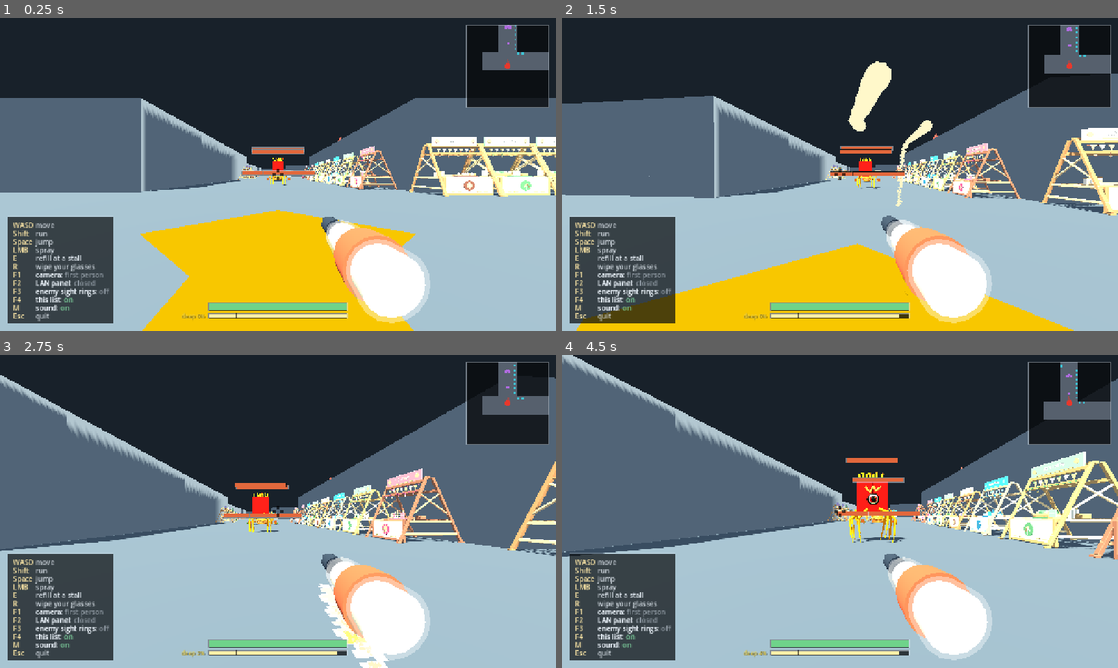
Above: before the commit, frames 1-4 (two rows, left to right).
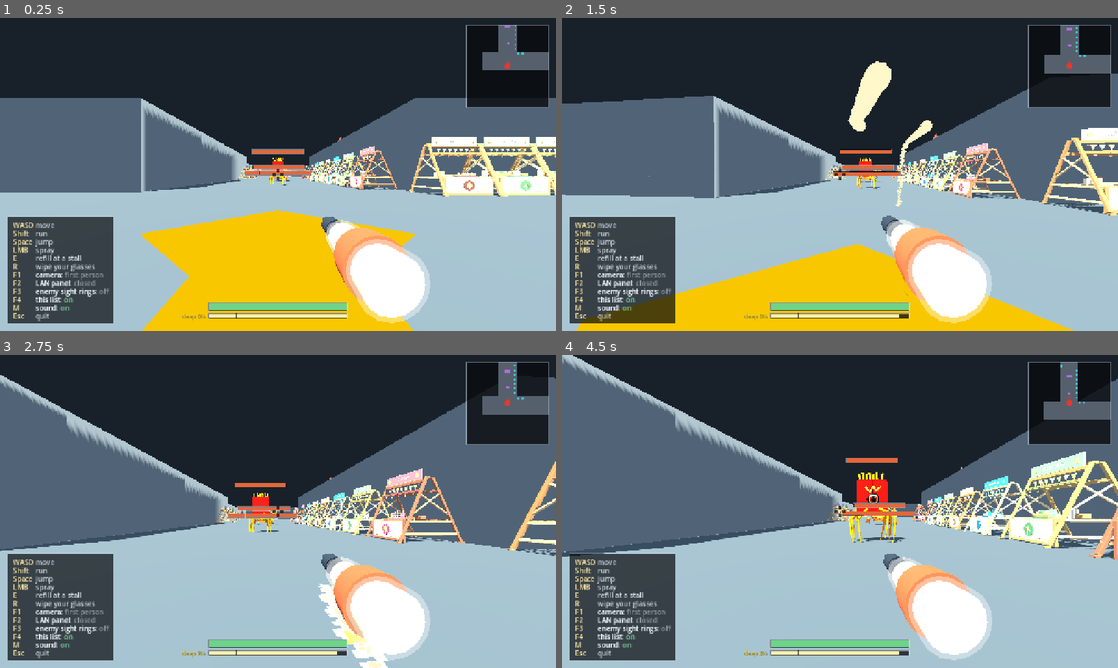
Above: after the commit, the same moments.

Repository: k3vin7/SauceIT-
Game: Godot game, scene res://main.tscn
Two runs of this game, one before a commit and one after it. Both use one fixed random seed, a clock stepped at 60 frames per second and the inputs below.
Inputs (mouse positions are in pixels of both pictures, inside the frame that each line leads up to):
- Up to frame 1 (0.25 s): no input
- Up to frame 2 (1.5 s): tap Enter at 0.5 s; move the mouse to (867, 174) at 0.52 s; press the mouse at (867, 174) at 0.53 s; hold W (move_forward) from 0.53 s (still down); tap Space (jump) at 0.77 s; move the mouse to (812, 174) at 1.27 s; release the mouse at (812, 174) at 1.28 s; tap E (refill_sauce) at 1.35 s
- Up to frame 3 (2.75 s): keep holding W (move_forward); tap Space (jump) at 1.52 s; move the mouse to (289, 505) at 2.02 s; hold Shift (run) from 2.03 s (still down)
- Up to frame 4 (4.5 s): keep holding W (move_forward); move the mouse to (834, 517) at 2.77 s; release Shift (run) at 2.78 s; tap R (wipe_screen) at 2.85 s; tap Space (jump) at 3.02, 3.77 s; move the mouse to (878, 514) at 3.52 s; tap Tab at 3.6 s; move the mouse to (795, 508) at 4.27 s; tap 1 at 4.35 s

The runs differ from the first frame. In frame 1, 0.3% of the frame differs, in the area x 43-92%, y 2-53%; in frame 2, 0.4%; in frame 3, 0.3%; in frame 4, 0.5%, in the area x 49-92%, y 6-55%.

Commit message:
Size the burger off the burger
Everything the monster is physically came from `Vector3(2, 2, 2) * 5` -- a cube.
The authored model is not a cube. Measured: 2.70 m tall, 4.55 m across the bun,
10.0 m fingertip to fingertip.

That one assumption did three things. The three body cylinders were given half
the *arm span* as their radius, so the solid was 9.00 m deep against a 4.55 m
model -- twice the monster, in front of it and behind it, solid and catching
sauce. The body origin sat at `height * 0.5` = 5 m while the model is 2.70 m
tall, so it floated 2.3 m above its own head. And the contamination grid was
scaled to a 10 m body, which is the 3.7x the probe reported as "the mask is
2.30 m tall against a 10.00 m monster".

The model is instantiated first now and measured, and the body is built to what
came back. Measured rather than written down, so a new export cannot quietly put
it back: colliders are now 1.04x the drawn width, 1.00x its height and 1.00x its
depth, against 1.26 / 0.89 / 1.98 before.

**The unwrap wraps at the arm span, the caps are the bun.** One cylinder cannot
be honest about a body with arms: wrapped at the bun, a hit 3.55 m out on an arm
falls outside the grid and paints nothing, which is what every shot from either
side did. The bun's own stains are drawn at the arm span's scale as the price.

**And a cap's outermost ring was being thrown away.** The grid is `height +
cap_depth * 2` tall and a point at the full `cap_depth` maps to exactly its edge;
a cell index is floored, so exactly the edge is one row past the last and the
splat is discarded. On this monster that is every hit that reaches an arm. It
clamps a cell inside the rim now.

probe_enemy went from 16 failures to 5. Gone: sauce not sticking to the monster
at all, sauce not hurting it, every one of the six aimed shots missing, the
collider reaching below the floor and lifting the body, the topple landing on its
face, and the mask height. The two checks that encoded the cube -- height against
`MODEL_TARGET_SIZE`, and "as deep as it is wide" measured across the arms -- are
rewritten against the model and against the bun shapes alone, which is what they
meant to say.

What is left: three chase failures that were there before and are not about size,
a rest-pose count that was there before, and the mask-against-collider width,
which was failing before at 11.79 against 12.63 and now fails at 9.99 against
10.41 -- two faceted meshes compared at a 0.02 m tolerance.

Diff:
--- a/scripts/body_contamination.gd
+++ b/scripts/body_contamination.gd
@@ -188,5 +188,13 @@
 		return Vector2(across, local.y)
 	# A cap: the radius out from the axis takes the place of the height, so
 	# what the side chart throws away is exactly what this one keeps.
-	var rim := minf(Vector2(about.x, about.z).length(), cap_depth)
+	#
+	# **Clamped just inside the rim, not to it.** The grid is `height + cap_depth
+	# * 2` tall, so a point at the full `cap_depth` maps to exactly its edge --
+	# and a cell index is floored, so exactly the edge is one past the last row
+	# and the splat is thrown away. Anything landing on the outermost ring of a
+	# cap vanished rather than being drawn at the rim, which on this monster is
+	# every hit that reaches an arm.
+	var reach := maxf(cap_depth - cell_size, 0.0)
+	var rim := minf(Vector2(about.x, about.z).length(), reach)
 	return Vector2(across, signf(facing.y) * (height * 0.5 + rim))
--- a/scripts/enemy.gd
+++ b/scripts/enemy.gd
@@ -263,6 +263,10 @@
 var _fall_pivot := Vector3.ZERO
 ## Half the thickness of the torso: what it comes to rest on.
 var _rest_radius := 0.37
+## The bun's own radius and half the fingertip-to-fingertip span, both measured
+## off the authored model in `build`.
+var _bun_radius := 0.9
+var _arm_span := 1.0
 
 
 func _ready() -> void:
@@ -280,15 +284,30 @@
 	# scaling multiplies up from here and never from the scaled value.
 	solo_health = max_health
 	health = max_health
-	height = MODEL_TARGET_SIZE.y
-	radius = MODEL_TARGET_SIZE.x * 0.5
 	contact_interval = 1.5
-	contact_reach = 0.70 * MODEL_SCALE_MULTIPLIER
 	attack_lock_seconds = 1.5
 	attack_impact_delay_seconds = MODEL_ATTACK_IMPACT_SECONDS
 
+	# **The model first, so everything physical can be measured off it.** The
+	# visual used to be built last and placed against numbers guessed ahead of
+	# it; built first, the numbers come from the thing the player can see.
+	_build_visual()
+	var drawn := _visual_bounds()
+	height = drawn.size.y
+	# **The bun is round; the width is arms.** Seen from above a burger is a
+	# circle, and the 10 m across is two arms splayed out -- so the body's own
+	# radius is half its *depth*, and taking half its width instead is what made
+	# the three body cylinders twice as deep as the monster.
+	_bun_radius = drawn.size.z * 0.5
+	# What contact is measured from. The body, not the fingertips: the arms
+	# reach beyond it and `contact_reach` is what says how far.
+	radius = _bun_radius
+	_arm_span = drawn.size.x * 0.5
+	contact_reach = maxf(_arm_span - _bun_radius, 0.0)
+	_visual_root.position = Vector3(0.0, -stand_height(), 0.0)
+
 	var bones := _bones()
-	_rest_radius = MODEL_REST_RADIUS
+	_rest_radius = _bun_radius
 
 	# One collider per bone rather than one capsule around the lot. A single
 	# capsule wide enough to cover the outstretched arms is a fat pill that
@@ -321,7 +340,6 @@
 	# drawing the capsule mockup over the authored monster.
 	_body_mesh.visible = false
 	add_child(_body_mesh)
-	_build_visual()
 
 	contamination = BodyContamination.new()
 	contamination.name = "BodyContamination"
@@ -334,7 +352,9 @@
 	# middle to the rim. The caps are polar charts stacked above and below
 	# the side band in the same mask, which is why this costs nothing on the
 	# wire. A player leaves this at zero: their ends are hemispheres.
-	contamination.cap_depth = _body_radius()
+	# The caps are the bun's own top and bottom, which are the bun's width -- not
+	# the span the side band is wrapped at.
+	contamination.cap_depth = _bun_radius
 	add_child(contamination)
 	# The unwrap maps a surface point by its angle about the body's axis, which
 	# is an honest unwrap only for a surface of revolution. A burger very nearly
@@ -361,9 +381,46 @@
 	_set_locomotion_animation(false)
 
 
-## Adds the authored monster as presentation only. Its transform deliberately
-## derives from the legacy body height; colliders, reach and spawn placement
-## remain exactly as before.
+## **The authored model's own size, in the body's space, measured rather than
+## assumed.**
+##
+## Everything the burger is physically -- how tall it stands, how wide its
+## colliders are, how the contamination grid is scaled -- used to come from
+## `Vector3(2, 2, 2) * 5`, a cube. The model is not a cube: measured, it is 2.70 m
+## tall, 4.55 m across the bun and 10.0 m from fingertip to fingertip. That one
+## wrong assumption put the colliders at twice the model's depth, left the origin
+## floating 2.3 m above its head, and stretched the stain unwrap by 3.7.
+##
+## Taken off the instantiated node so a new export cannot silently reintroduce it.
+func _visual_bounds() -> AABB:
+	var lo := Vector3.INF
+	var hi := -Vector3.INF
+	for node in _visual_root.find_children("*", "MeshInstance3D", true):
+		var mesh := node as MeshInstance3D
+		var box := mesh.get_aabb()
+		var to_body := _visual_root.transform * _relative_transform(mesh)
+		for corner in 8:
+			var at: Vector3 = to_body * (box.position + box.size * Vector3(
+				float(corner & 1), float((corner >> 1) & 1), float((corner >> 2) & 1)))
+			lo = lo.min(at)
+			hi = hi.max(at)
+	if lo.x > hi.x:
+		return AABB()
+	return AABB(lo, hi - lo)
+
+
+## A descendant's transform relative to `_visual_root`, walked by hand because
+## nothing is in the tree yet when this is asked.
+func _relative_transform(node: Node3D) -> Transform3D:
+	var chain := Transform3D()
+	var at: Node = node
+	while at != null and at != _visual_root:
+		chain = (at as Node3D).transform * chain
+		at = at.get_parent()
+	return chain
+
+
+## Adds the authored monster as presentation only.
 func _build_visual() -> void:
 	_visual_root = HAMBURGER_MONSTER.instantiate() as Node3D
 	if _visual_root == null:
@@ -371,7 +428,8 @@
 		return
 	_visual_root.name = "HamburgerMonsterVisual"
 	_visual_root.scale = MODEL_SCALE
-	_visual_root.position = Vector3(0.0, -height * 0.5, 0.0)
+	# Placed by `build` once it has measured this node; until then it sits at the
+	# body origin so the measurement is of the model and nothing else.
 	# The Blender asset faces -Y, which becomes +Z through glTF's Y-up export;
 	# this half turn aligns its mouth with MayoEnemy's established -Z front.
 	_visual_root.rotation.y = PI
@@ -696,45 +754,66 @@
 ## `kind` is "disc" (a cylinder: centre, radius, height) or "limb" (a capsule:
 ## two ends and a radius). A burger tier needs the cylinder -- a capsule wide
 ## enough to be a bun is also that tall.
+## **The burger as colliders, built to the model that was measured.**
+##
+## Three stacked discs for the bun and its filling, and an arm and a hand either
+## side. Per bone rather than one capsule round the lot: a capsule wide enough to
+## cover the outstretched arms is a fat pill nothing could walk past, and sauce
+## aimed at an arm would land on thin air a metre outside it.
+##
+## Every number is a share of what the model actually is -- the bun's radius and
+## the body's height -- rather than a share of a cube that was never its shape.
+## The discs are as wide as the bun and no wider; they used to be as wide as the
+## *arm span*, which is what made the solid twice as deep as the monster.
 func _bones() -> Array:
-	var sx := MODEL_SCALE_MULTIPLIER
-	var sy := MODEL_SCALE_MULTIPLIER
-	var sz := MODEL_SCALE_MULTIPLIER
-	var sr := MODEL_SCALE_MULTIPLIER
-	var centre_y := -height * 0.5
-	# Capsule radius extends beyond each endpoint. At 5x the old hand endpoint
-	# put that extension below the body's floor, so CharacterBody3D was pushed
-	# upward by the street and the visible model appeared to hover. Clamp each
-	# limb centreline high enough that its full capsule ends exactly at the same
-	# -height/2 floor as the burger.
-	var floor_y := -height * 0.5
-	var arm_radius := 0.17 * sr
-	var hand_radius := 0.20 * sr
-	var arm_low_y := maxf(centre_y + 0.11 * sy, floor_y + arm_radius)
-	var hand_low_y := maxf(centre_y + 0.03 * sy, floor_y + hand_radius)
+	var r := _bun_radius
+	var top := height * 0.5
+	var floor_y := -top
+	var arm_radius := 0.19 * r
+	var hand_radius := 0.22 * r
+	# Each limb's centreline is held high enough that its capsule ends on the
+	# same floor the bun does, rather than poking through it and lifting the
+	# whole body off the street.
+	var arm_y := floor_y + maxf(0.30 * height, arm_radius)
+	var hand_y := floor_y + hand_radius
+	# The arms leave the bun at its rim and end at the fingertips the model
+	# draws, so the solid stops where the silhouette does.
+	var reach := _arm_span
 	return [
-		{"kind": "disc", "centre": Vector3(0.0, centre_y + 0.14 * sy, 0.0),
-			"radius": 0.82 * sr, "height": 0.18 * sy},
-		{"kind": "disc", "centre": Vector3(0.0, centre_y + 0.27 * sy, 0.0),
-			"radius": MODEL_BODY_RADIUS, "height": 0.13 * sy},
-		{"kind": "disc", "centre": Vector3(0.0, centre_y + 0.38 * sy, 0.0),
-			"radius": 0.84 * sr, "height": 0.16 * sy},
-		{"kind": "limb", "a": Vector3(-0.29 * sx, centre_y + 0.22 * sy, 0.17 * sz),
-			"b": Vector3(-0.81 * sx, arm_low_y, -0.18 * sz), "radius": arm_radius},
-		{"kind": "limb", "a": Vector3(0.29 * sx, centre_y + 0.22 * sy, 0.17 * sz),
-			"b": Vector3(0.81 * sx, arm_low_y, -0.18 * sz), "radius": arm_radius},
-		{"kind": "limb", "a": Vector3(-0.81 * sx, hand_low_y, -0.18 * sz),
-			"b": Vector3(-0.98 * sx, hand_low_y, -0.34 * sz), "radius": hand_radius},
-		{"kind": "limb", "a": Vector3(0.81 * sx, hand_low_y, -0.18 * sz),
-			"b": Vector3(0.98 * sx, hand_low_y, -0.34 * sz), "radius": hand_radius},
+		{"kind": "disc", "centre": Vector3(0.0, floor_y + 0.18 * height, 0.0),
+			"radius": r * 0.91, "height": 0.36 * height},
+		{"kind": "disc", "centre": Vector3(0.0, floor_y + 0.47 * height, 0.0),
+			"radius": r, "height": 0.26 * height},
+		{"kind": "disc", "centre": Vector3(0.0, floor_y + 0.80 * height, 0.0),
+			"radius": r * 0.93, "height": 0.40 * height},
+		{"kind": "limb", "a": Vector3(-r * 0.55, floor_y + 0.52 * height, 0.0),
+			"b": Vector3(-(reach - hand_radius * 2.0), arm_y, 0.0), "radius": arm_radius},
+		{"kind": "limb", "a": Vector3(r * 0.55, floor_y + 0.52 * height, 0.0),
+			"b": Vector3(reach - hand_radius * 2.0, arm_y, 0.0), "radius": arm_radius},
+		{"kind": "limb", "a": Vector3(-(reach - hand_radius * 2.0), hand_y, 0.0),
+			"b": Vector3(-(reach - hand_radius), hand_y, -hand_radius), "radius": hand_radius},
+		{"kind": "limb", "a": Vector3(reach - hand_radius * 2.0, hand_y, 0.0),
+			"b": Vector3(reach - hand_radius, hand_y, -hand_radius), "radius": hand_radius},
 	]
 
 
 ## The half-width the unwrap wraps the body around, and what `contact_reach` is
 ## measured beyond: the widest the burger gets, which is the patty, not a
 ## shoulder and not the arms.
+## **The arm span, not the bun.**
+##
+## The unwrap wraps a cylinder round the body and maps a hit by its angle about
+## the axis -- so the cylinder has to be wide enough to contain every point that
+## can be hit, and the widest this monster gets is its fingertips. Handed the
+## bun's radius instead, a shot landing on an arm sits 3.55 m out on a 2.27 m
+## cylinder, falls outside the grid, and paints nothing at all: measured, hits
+## from either side vanished while hits to front and back worked.
+##
+## The cost is that the bun's own stains are drawn at the arm span's scale rather
+## than their own. One cylinder cannot be honest about a body with arms, and
+## losing the sauce entirely is the worse of the two.
 func _body_radius() -> float:
-	return MODEL_BODY_RADIUS
+	return _arm_span
 
 
 ## Every bone's capsule baked into one mesh, in the body's space. Baked rather
--- a/tests/probe_enemy.gd
+++ b/tests/probe_enemy.gd
@@ -45,9 +45,23 @@
 	var station: Vector3 = StreetMap.VENDING_SIZE
 	print("refill station %.2v -> monster %.2f m wide, %.2f m tall (%.1fx tall)" % [
 		station, enemy.radius * 2.0, enemy.height, enemy.height / station.y])
-	_check(is_equal_approx(enemy.height, MayoEnemy.MODEL_TARGET_SIZE.y),
-		"the enemy is %.2f m tall, not the requested 5x target %.2f m" % [
-			enemy.height, MayoEnemy.MODEL_TARGET_SIZE.y])
+	# **As tall as the model, not as tall as a number.** This asserted a 5x cube
+	# target of 10 m while the authored monster is 2.70 m, which left the body
+	# origin floating 2.3 m above its own head and the stain unwrap stretched by
+	# 3.7. The size now comes off the model, so the check is that it still does.
+	var model := AABB()
+	var model_started := false
+	for node in enemy._visual_root.find_children("*", "MeshInstance3D", true, false):
+		var mesh_node := node as MeshInstance3D
+		if mesh_node.mesh == null:
+			continue
+		var into: Transform3D = enemy.global_transform.affine_inverse() * mesh_node.global_transform
+		var part: AABB = into * mesh_node.mesh.get_aabb()
+		model = model.merge(part) if model_started else part
+		model_started = true
+	_check(model_started and absf(enemy.height - model.size.y) < 0.02,
+		"the enemy stands %.2f m against a model %.2f m tall" % [
+			enemy.height, model.size.y])
 
 	# Everything below is measured in the **body's own space**. In world space
 	# an axis-aligned box grows with the body's yaw, so a collider that fits
@@ -86,12 +100,31 @@
 			"the monster is %.2f m across axis %d but solid over only %.2f m of it"
 				% [drawn.size[axis], axis, solid.size[axis]])
 
-	# Round, not flat: the old figure was a body and much thinner front to back
-	# than wide. A burger is a stack of discs, and the collider has to be too,
-	# or one side of it goes back to being air.
-	_check(absf(solid.size.x - solid.size.z) < solid.size.x * 0.35,
-		"the monster is solid over %.2f m across and %.2f m deep, which is not a burger"
-			% [solid.size.x, solid.size.z])
+	# **The bun is round; the arms are not the bun.**
+	#
+	# This compared the whole solid's width against its depth, which was true of
+	# the mockup -- a burger on its own is a stack of discs -- and is false of the
+	# authored crawler, whose arms splay out to twice the bun's width. Measured
+	# over everything it demanded a monster 10 m deep to match 10 m of arm span,
+	# and that demand is exactly what made the body cylinders twice as deep as the
+	# model. Asked of the body shapes alone, it still says what it meant to say.
+	var bun := AABB()
+	var first := true
+	for shape in shapes:
+		if not String(shape.name).ends_with("Bun") and String(shape.name) != "Fillings":
+			continue
+		var cs := shape as CollisionShape3D
+		var box: AABB = cs.transform * cs.shape.get_debug_mesh().get_aabb()
+		bun = box if first else bun.merge(box)
+		first = false
+	_check(not first, "no bun shapes were found, so this tests nothing")
+	_check(absf(bun.size.x - bun.size.z) < bun.size.x * 0.1,
+		"the bun is solid over %.2f m across and %.2f m deep, which is not a burger"
+			% [bun.size.x, bun.size.z])
+	# And the arms stay inside the silhouette they are drawn at.
+	_check(solid.size.x <= drawn.size.x * 1.08,
+		"the monster is solid over %.2f m across a %.2f m silhouette"
+			% [solid.size.x, drawn.size.x])
 
 	# And point by point: the centre of every measured disc/capsule has to be
 	# solid. The envelope above can be the right size and still be hollow where
